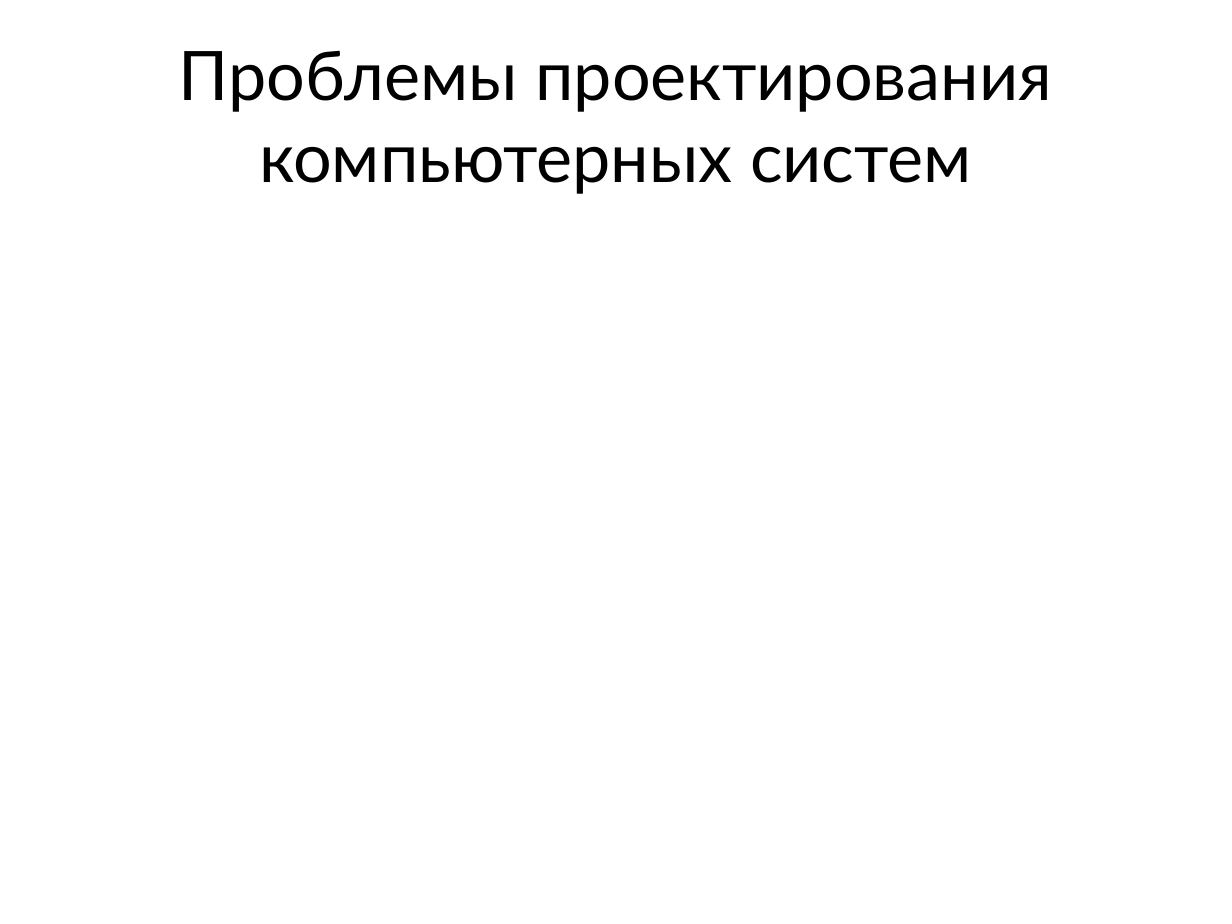
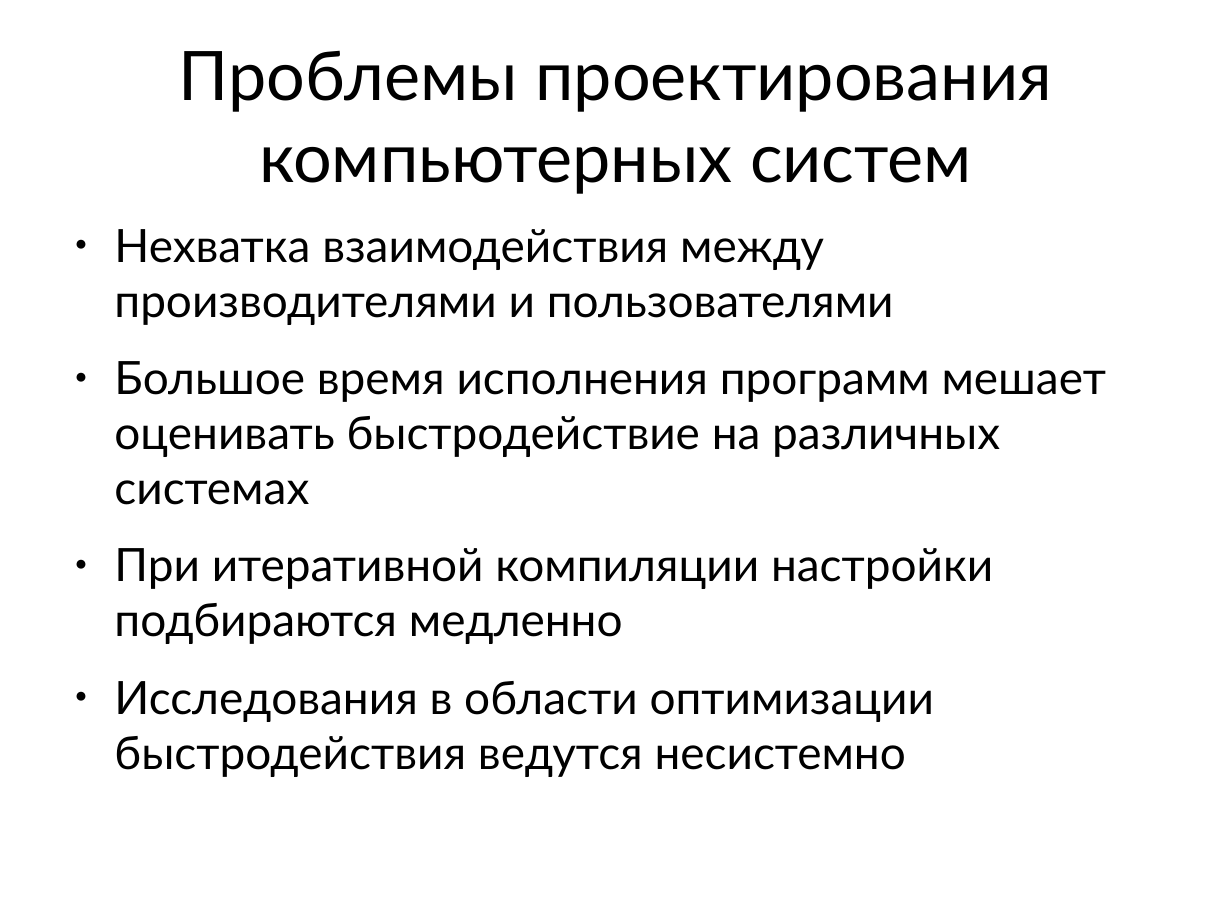
Before and after one commit to mkpankov/adaptor, a slide deck: slide 3 of diploma/defense/keynote.odp (slide 2 before the commit). Drawn at 1232x924 pixels with LibreOffice and Linux fonts; fonts in the diff are those of the drawing. Boxes give left, top, right and bottom in pixels: in the first picture for what was removed or moved away, otherwise in the second. Text is boxed around its words. In the diff, an @@ line names an element or a change of style, - is before the commit and + after.

```diff
--- a/diploma/defense/keynote.odp
+++ b/diploma/defense/keynote.odp
@@ text added at (114, 229, 1106, 777), 29.6 pt, text #000000 @@
+● Нехватка взаимодействия между производителями и пользователями
+● Большое время исполнения программ мешает оценивать быстродействие на различных системах
+● При итеративной компиляции настройки подбираются медленно
+● Исследования в области оптимизации быстродействия ведутся несистемно
```
Also in this commit, not shown: 2 other slides changed, 1 slide added.
